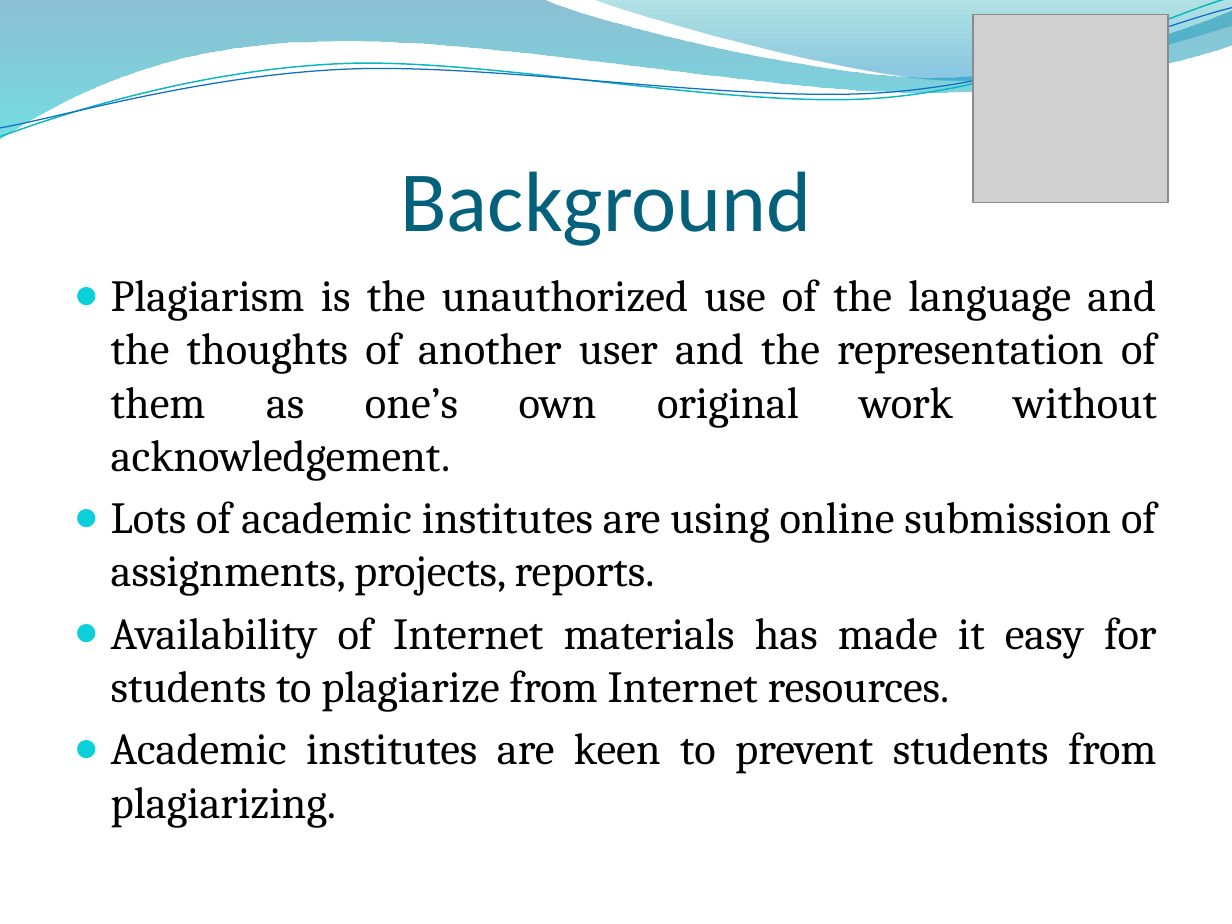
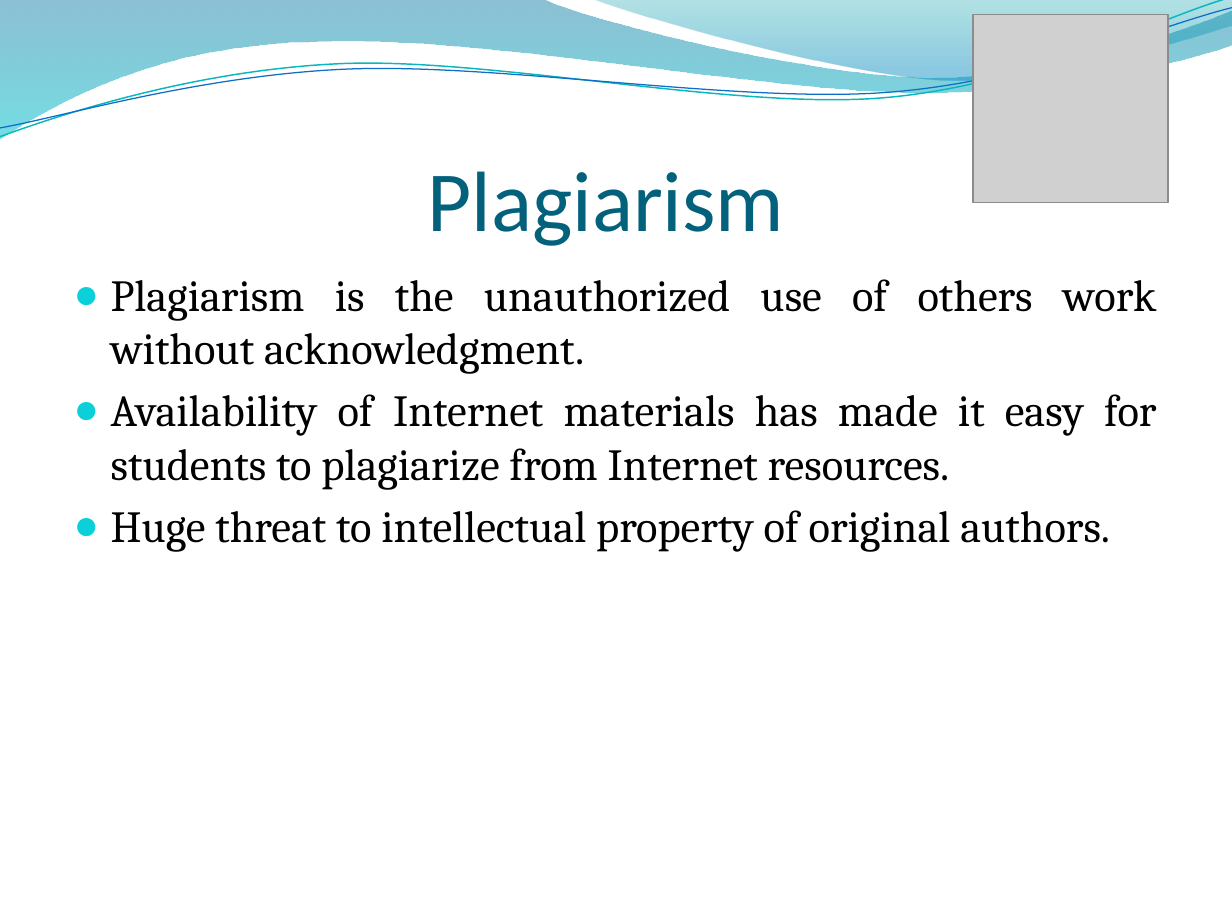
Before and after one commit to RizwanSaeedi/project-plagiabust, a slide deck: slide 4 of project docs/Final Presentation.pptx. Drawn at 1232x924 pixels with LibreOffice and Linux fonts; fonts in the diff are those of the drawing; grey boxes stand for pictures; background and template pictures are left out. Boxes give left, top, right and bottom in pixels: in the first picture for what was removed or moved away, otherwise in the second. Text is boxed around its words. In the diff, an @@ line names an element or a change of style, - is before the commit and + after.

```diff
--- a/project docs/Final Presentation.pptx
+++ b/project docs/Final Presentation.pptx
@@ title at bbox=[428, 171, 785, 246]: text changed @@
-Background
+Plagiarism
@@ text at bbox=[111, 279, 1157, 374]: text changed @@
-● Plagiarism is the unauthorized use of the language and the thoughts of another user and the representation of them as one’s own original work without acknowledgement.
-● Lots of academic institutes are using online submission of assignments, projects, reports.
+● Plagiarism is the unauthorized use of others work without acknowledgment.
@@ text at bbox=[111, 510, 1110, 552]: text changed @@
-● Academic institutes are keen to prevent students from plagiarizing.
+● Huge threat to intellectual property of original authors.
```
Also in this commit, not shown: 17 other slides changed, 8 slides added, 1 slide removed.
